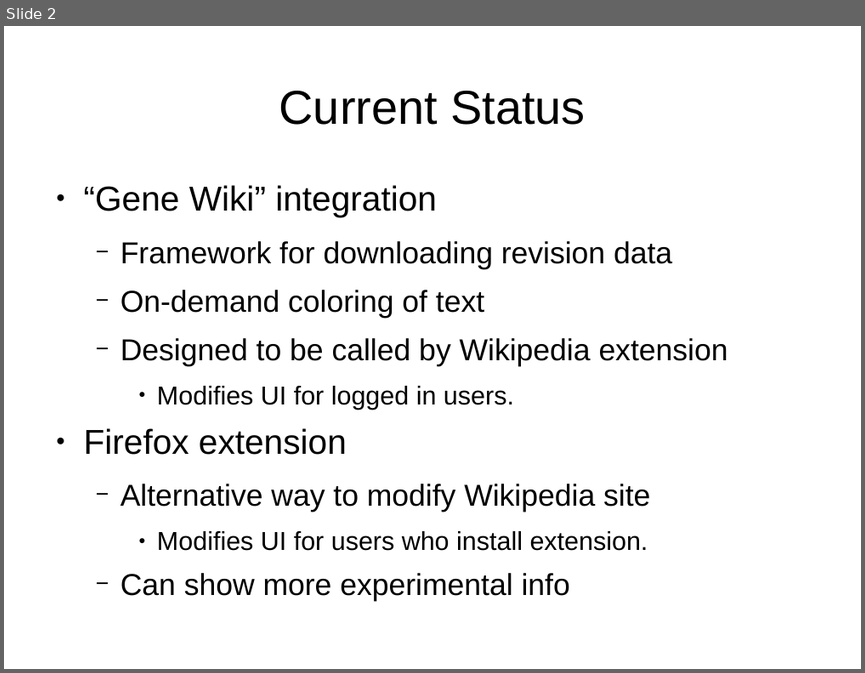
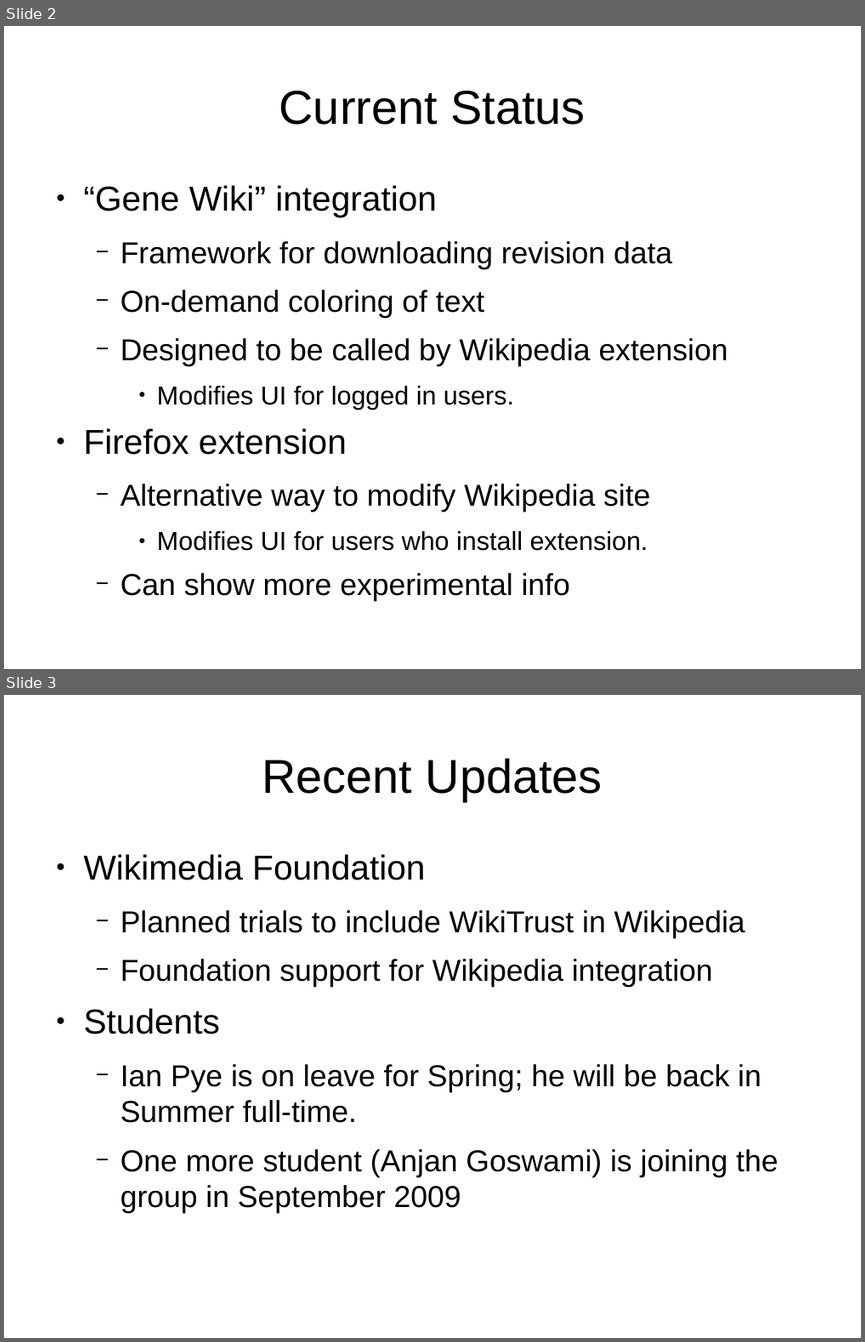
Before and after one commit to thumper/Thesis, a slide deck: presentations/200904-ISSDM Mentor Meeting.odp. Shown one above the other, each under a label of ours: slide 2 before the commit, slides 2 and 3 after it. The pictures are 865x673 and 865x1342 pixels, drawn with LibreOffice and Linux fonts; fonts in the diff are those of the drawing. Boxes give left, top, right and bottom in pixels: in the first picture for what was removed or moved away, otherwise in the second. Text is boxed around its words. In the diff, an @@ line names an element or a change of style, - is before the commit and + after.

```diff
--- a/presentations/200904-ISSDM Mentor Meeting.odp
+++ b/presentations/200904-ISSDM Mentor Meeting.odp
@@ slide 3 added at [4, 695, 861, 1338], background #FFFFFF @@
@@ title added at [262, 758, 602, 801], 44 pt, text #000000 @@
+Recent Updates
@@ text added at [84, 854, 778, 1213], 28 pt, text #000000 @@
+● Wikimedia Foundation
+  − Planned trials to include WikiTrust in Wikipedia
+  − Foundation support for Wikipedia integration
+● Students
+  − Ian Pye is on leave for Spring; he will be back in Summer full-time.
+  − One more student (Anjan Goswami) is joining the group in September 2009
```
Also in this commit, not shown: 1 other slide added, 1 slide removed.
